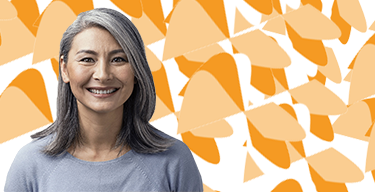
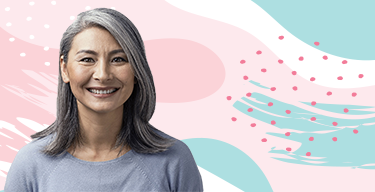
Layers edited between the first and the second 375×192 image:
painted on "Background" over [left=0, top=0, right=375, bottom=192]
